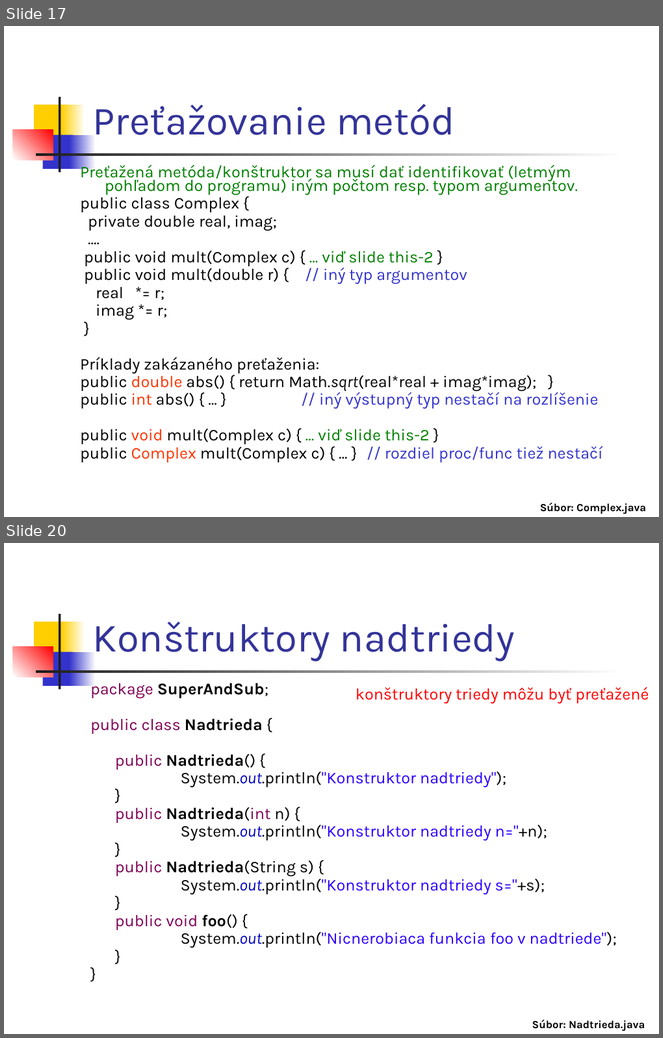
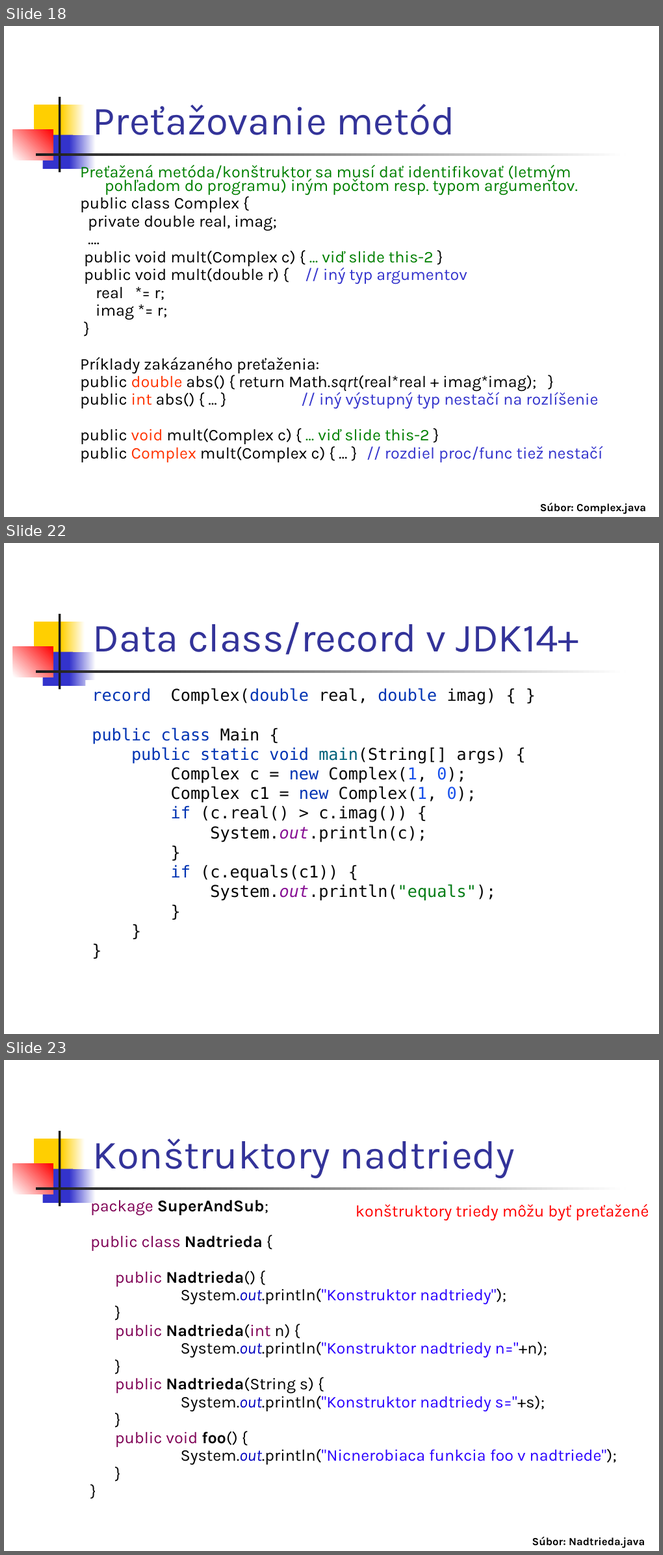
Before and after one commit to Programovanie4/Prednasky, a slide deck: 03/03_java.ppt. Shown one above the other, each under a label of ours: slides 17 and 20 before the commit, slides 18, 22 and 23 after it; the slides between them are not shown. The pictures are 663x1038 and 663x1555 pixels, drawn with LibreOffice and Linux fonts; fonts in the diff are those of the drawing. Boxes give left, top, right and bottom in pixels: in the first picture for what was removed or moved away, otherwise in the second. Text is boxed around its words. In the diff, an @@ line names an element or a change of style, - is before the commit and + after.

```diff
--- a/03/03_java.ppt
+++ b/03/03_java.ppt
@@ slide 22 added at (4, 543, 659, 1034), background #FFFFFF; not listed: 7 template elements that a slide beside it also shows @@
@@ title added at (93, 622, 579, 655), 44 pt, text #333399 @@
+Data class/record v JDK14+
@@ text added at (92, 688, 506, 901), 18 pt, text #080808 @@
+record Complex(double real, double imag) { }
+public class Main {
+public static void main(String[] args) {
+Complex c = new Complex(1, 0);
+Complex c1 = new Complex(1, 0);
+if (c.real() > c.imag()) {
+System.out.println(c);
+}
+if (c.equals(c1)) {
+System.out.println("equals");
+}
+}
+}
@@ what was slide 17 is now slide 18 @@
@@ what was slide 20 is now slide 23 @@
```
Also in this commit, not shown: 6 slides changed, 3 other slides added, 1 other file.
